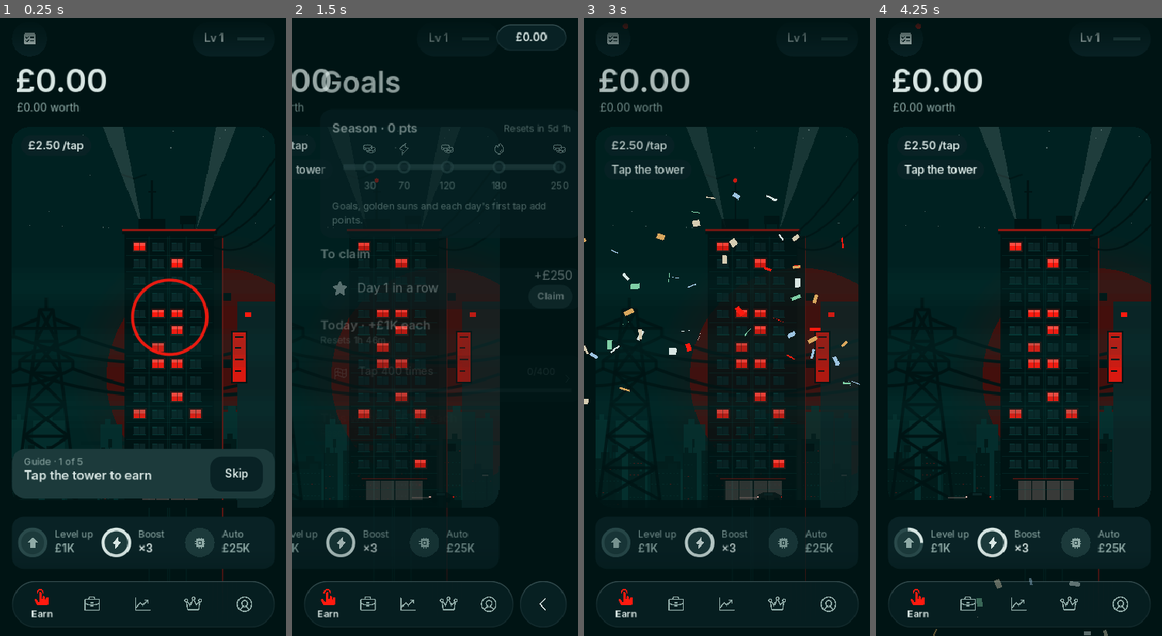
Above: before the commit, frames 1-4 (left to right).
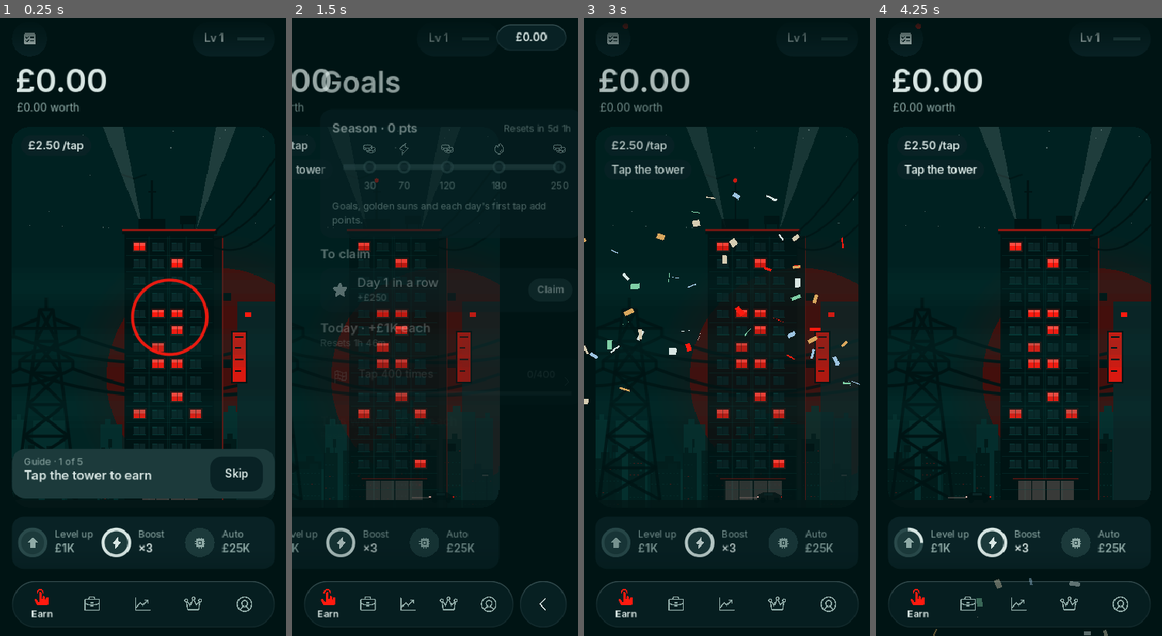
Above: after the commit, the same moments.

Repository: ytjustjosh17-cpu/MCG
Game: Godot game, scene res://scenes/main.tscn
The game is run twice, just before and just after one commit, with the same random seed, the same clock (stepped at 60 frames per second) and the same inputs.
Inputs (mouse positions are in pixels of both pictures, inside the frame that each line leads up to):
- Up to frame 1 (0.25 s): no input
- Up to frame 2 (1.5 s): click "Skip" at 0.5 s; click (320, 36) at 1.25 s
- Up to frame 3 (3 s): click (727, 289) at 2.02 s; click "Tap 400 times" at 2.75 s
- Up to frame 4 (4.25 s): click "Level up" at 3.5 s

The runs differ from the first frame. In frame 1, less than 0.1% of the frame differs, in the area x 38-83%, y 62-92%; in frame 2, 0.8%, in the area x 10-98%, y 40-92%; in frame 3, less than 0.1%; in frame 4, less than 0.1%.

Commit message:
Earn tower: no stray cloud bars, lines stop at the street, owned companies stand on the street, the card's rounded foot shows; claim rows put the amount under the title and Claim on the right
Co-Authored-By: Claude Opus 5.5 <noreply@anthropic.com>
Claude-Session: https://claude.ai/code/session_01G43aEuqkjUy83khniNYyKE

Diff:
--- a/game/scripts/art.gd
+++ b/game/scripts/art.gd
@@ -500,11 +500,14 @@
 	var hero := w >= 220.0   # small thumbnails stay simple; big pictures get the detail
 	if hero:
 		# Thin cloud bands drifting across the sun, low in the sky.
-		for k in 2:
+		for k in (2 if opt.get("clouds", true) else 0):
 			var cy := sun_c.y + sun_r * (0.25 + 0.32 * k)
 			var cw := sun_r * (2.6 - k * 0.7)
 			var cx := sun_c.x - cw * (0.55 + 0.1 * k)
-			_fill(ci, UI.rounded_rect_poly(Rect2(cx, cy, cw, maxf(2.0, h * 0.012)), 2.0), clip, Color(UI.SKY, 0.85))
+			# Only across the sun's face: past its edge a band read as a stray bar.
+			var band := UI.rounded_rect_poly(Rect2(cx, cy, cw, maxf(2.0, h * 0.012)), 2.0)
+			for piece in Geometry2D.intersect_polygons(band, UI.circle_poly(sun_c, sun_r - 1.0, 96)):
+				_fill(ci, piece, clip, Color(UI.SKY, 0.85))
 		# A few birds far off.
 		for k in 3:
 			var bp := o + Vector2(w * rng.randf_range(0.1, 0.6), h * rng.randf_range(0.1, 0.32))
--- a/game/scripts/claim_list.gd
+++ b/game/scripts/claim_list.gd
@@ -119,7 +119,9 @@
 		val = "x2 income 10 min"
 	elif boost == "frenzy":
 		val = "x5 taps 20 s"
-	row.set_texts(String(r.get("title", "")), "", val)
+	# The amount sits under the title and the Claim pill on its own at the
+	# right, so the edge isn't crammed with a stacked amount and button.
+	row.set_texts(String(r.get("title", "")), val)
 	# A visible "Claim" pill; the whole row is still the button.
 	var pill := PanelContainer.new()
 	pill.add_theme_stylebox_override("panel", UI.box(UI.RAISED, 16))
@@ -135,7 +137,7 @@
 	pm.mouse_filter = Control.MOUSE_FILTER_IGNORE
 	pm.add_child(pl)
 	pill.add_child(pm)
-	row.value_l.get_parent().get_parent().add_child(pill)
+	row._h.add_child(pill)
 	var key := String(r["key"])
 	row.pressed.connect(func(): _celebrate(Game.claim(key), row.get_global_rect().get_center(), boost != ""))
 	Kit.press_fx(row)
--- a/game/scripts/tower_card.gd
+++ b/game/scripts/tower_card.gd
@@ -162,13 +162,13 @@
 	# columns that catch a little light.
 	var seam := Color(UI.HAZE, 0.35)
 	for k in [0.5]:
-		draw_rect(Rect2(tx + tw * k - 0.5, top + 8.0, 1.0, h), seam, true)
+		draw_rect(Rect2(tx + tw * k - 0.5, top + 8.0, 1.0, h - 10.0 - top - 8.0), seam, true)
 	for c2 in range(1, COLS):
 		var px: float = tx + g["pad"] + c2 * g["pitch_x"] - (g["pitch_x"] - g["win_w"]) * 0.5
-		draw_rect(Rect2(px - 1.0, top + 10.0, 2.0, h), Color(UI.HAZE, 0.22), true)
+		draw_rect(Rect2(px - 1.0, top + 10.0, 2.0, h - 10.0 - top - 10.0), Color(UI.HAZE, 0.22), true)
 	# The sun catches the roof ledge and the corner facing it.
 	draw_rect(Rect2(tx - 4.0, top, tw + 8.0, 1.5), Color(UI.RED, 0.55), true)
-	draw_rect(Rect2(tx + tw + tw * 0.1 - 1.5, top + 8.0, 1.5, h), Color(UI.RED, 0.35), true)
+	draw_rect(Rect2(tx + tw + tw * 0.1 - 1.5, top + 8.0, 1.5, h - 10.0 - top - 8.0), Color(UI.RED, 0.35), true)
 	# Ground floor: a lit glass lobby under a canopy.
 	var lob := Rect2(tx + tw * 0.18, h - 10.0 - 26.0, tw * 0.64, 26.0)
 	_fill_clipped(UI.rect_poly(lob), clip, Color(UI.FLASH, 0.22))
@@ -184,7 +184,7 @@
 		draw_arc(Vector2(tx + tw * 0.5, top - 2.0), tw * 0.16, PI, TAU, 24, Color(UI.TEXT, 0.35), 1.5, true)
 	var py: float = g["pitch_y"]
 	var fy: float = top + 18.0 - py * 0.25
-	while fy < h:
+	while fy < h - 10.0:
 		draw_rect(Rect2(tx + 2.0, fy, tw - 4.0, 1.0), seam, true)
 		fy += py
 	# Air-con boxes hanging off a few floors on the shaded side.
@@ -199,7 +199,7 @@
 		Art._wire(self, a, b, h * (0.015 + k * 0.01), clip, UI.INK, 1.3)
 	# Street: ground strip and a lamp on the right (one at the far left read
 	# as a stray dash against the pylon, so it went).
-	_fill_clipped(UI.rect_poly(Rect2(0, h - 10.0, w, 10.0)), clip, UI.INK)
+	_fill_clipped(UI.rect_poly(Rect2(0, h - 10.0, w, 10.0)), clip, UI.SIDE)   # lighter than the page, so the card's rounded foot shows
 	for lx in [w * 0.95]:
 		_fill_clipped(UI.rect_poly(Rect2(lx, h - 46.0, 2.0, 36.0)), clip, UI.INK)
 		_fill_clipped(UI.rect_poly(Rect2(lx - 6.0, h - 48.0, 10.0, 3.0)), clip, UI.INK)
@@ -223,7 +223,7 @@
 			if absf((1.0 - row_pos) - _wave) < 0.12:
 				c = UI.FLASH
 		_window(r, c)
-	var nb := Rect2(w * 0.86, h * 0.46, w * 0.2, h * 0.6)
+	var nb := Rect2(w * 0.86, h * 0.46, w * 0.2, h * 0.54 - 10.0)   # stands on the street
 	_fill_clipped(UI.rect_poly(nb), clip, UI.WINDOW)
 	_fill_clipped(UI.rect_poly(Rect2(nb.position + Vector2(10, 14), Vector2(8, 7))), clip, UI.RED)
 	# A tall red sign on the neighbour block, made-up marks.
@@ -465,7 +465,7 @@
 		if Game.boost_active():
 			sun_col = sun_col.lightened(0.12)
 		var sun_c := SkyTime.sun_center(w, h, Vector2(w * 0.78, h * 0.24))
-		Art.backdrop(self, Rect2(Vector2.ZERO, size), clip, sun_c, minf(w * 0.42, h * 0.34), sun_col, 4401)
+		Art.backdrop(self, Rect2(Vector2.ZERO, size), clip, sun_c, minf(w * 0.42, h * 0.34), sun_col, 4401, {"clouds": false})   # bars behind the tower read as stray lines
 		_skyline(w, h)
 		SkyTime.shade(self, Rect2(Vector2.ZERO, size), clip)
 
@@ -480,7 +480,7 @@
 		if kinds.is_empty():
 			return
 		var lit := 2 if SkyTime.night() > 0.5 else 1
-		var base := h - 126.0
+		var base := h - 10.0   # on the street, not floating mid-air
 		var area := w * 0.36
 		var front: Array = kinds.slice(0, 5)
 		var back: Array = kinds.slice(5, 11)
--- a/game/tests/screenshot.gd
+++ b/game/tests/screenshot.gd
@@ -152,8 +152,12 @@
 	main._pages[4].scroll.scroll_vertical = 900
 	await _shot("13b_profile_end")
 	main._pages[4].scroll.scroll_vertical = 0
+	for ak in ["Studio flat", "Worth £1M", "3 companies"]:
+		g.add_reward("shot:" + ak, "ach", ak, 5970.0)
 	main.push(AchievementsPage.new())
 	await _shot("14_achievements")
+	for ak in ["Studio flat", "Worth £1M", "3 companies"]:
+		g.rewards.erase(g.reward_for("shot:" + ak))
 	main.pop()
 	await create_timer(0.4).timeout
 	g.daily_tasks()[0]["progress"] = 150
